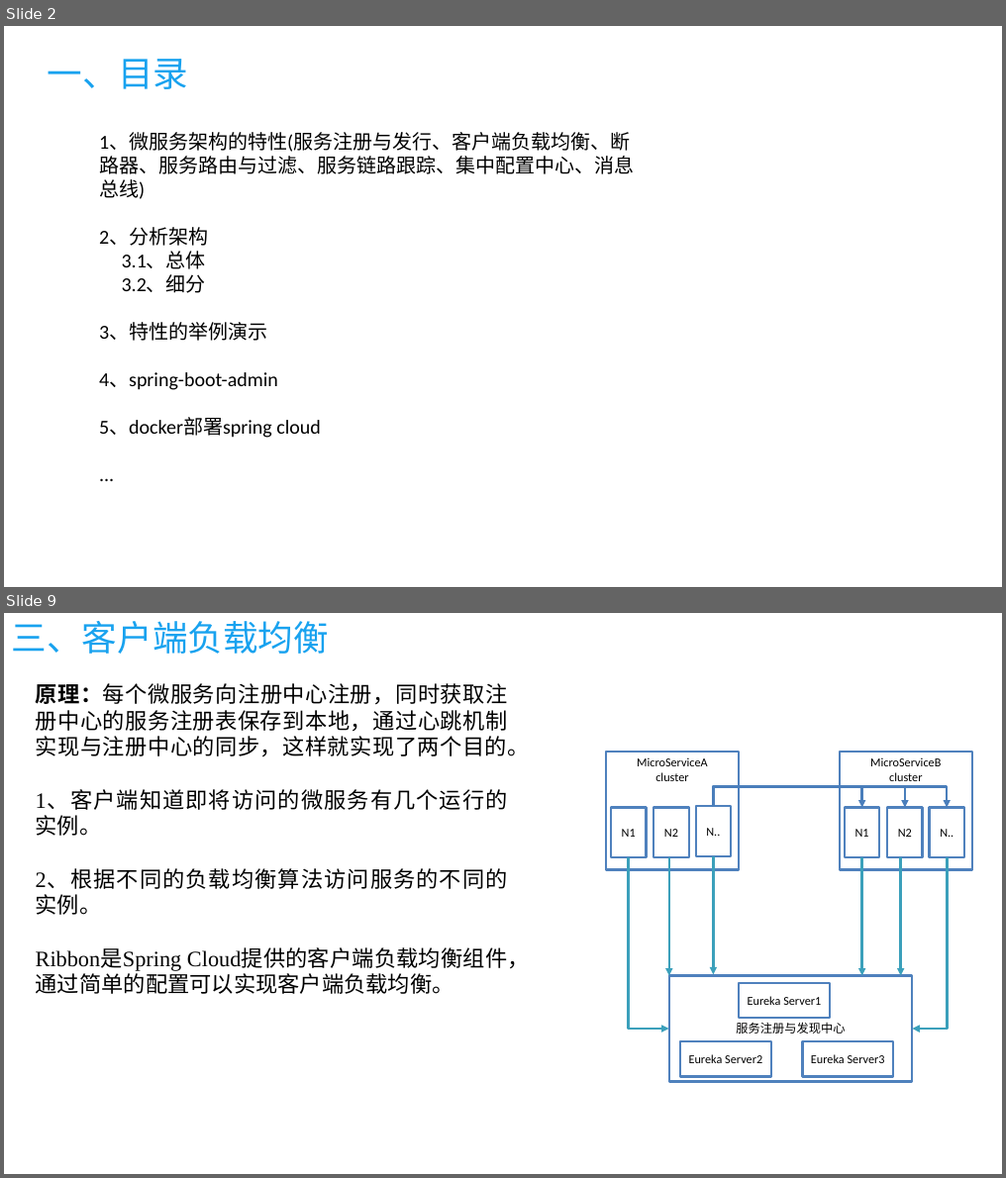
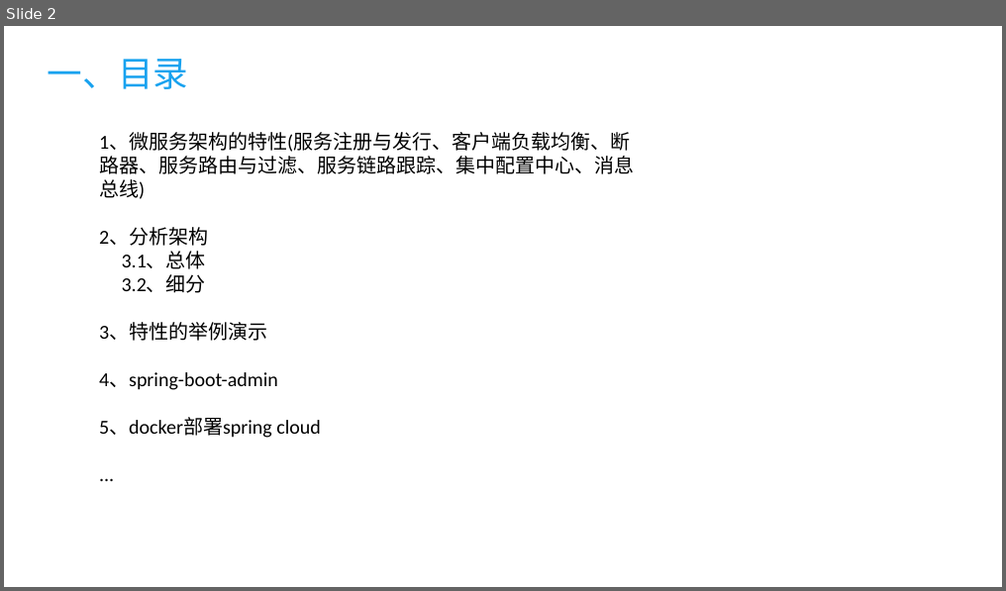
Before and after one commit to kuailewangzi1212/vue, a slide deck: doc/vue.pptx. Shown one above the other, each under a label of ours: slides 2 and 9 before the commit, slide 2 after it; the slides between them are not shown. The pictures are 1006x1178 and 1006x591 pixels, drawn with LibreOffice and Linux fonts; fonts in the diff are those of the drawing. Boxes give left, top, right and bottom in pixels: in the first picture for what was removed or moved away, otherwise in the second. Text is boxed around its words. In the diff, an @@ line names an element or a change of style, - is before the commit and + after.

```diff
--- a/doc/vue.pptx
+++ b/doc/vue.pptx
@@ slide 9 removed at box(4, 613, 1002, 1174), background #FFFFFF @@
@@ title removed at box(12, 621, 329, 654) @@
-三、客户端负载均衡
@@ text removed at box(36, 683, 530, 994) @@
-原理：每个微服务向注册中心注册，同时获取注册中心的服务注册表保存到本地，通过心跳机制实现与注册中心的同步，这样就实现了两个目的。
-1、客户端知道即将访问的微服务有几个运行的实例。
-2、根据不同的负载均衡算法访问服务的不同的实例。
-Ribbon是Spring Cloud提供的客户端负载均衡组件，通过简单的配置可以实现客户端负载均衡。
@@ elbow arrow removed from (714, 806) to (905, 808) @@
@@ elbow arrow removed from (714, 806) to (946, 808) @@
@@ elbow arrow removed from (714, 806) to (861, 808) @@
@@ group removed at box(606, 752, 739, 870): 4 rectangles @@
-MicroServiceA
-cluster
-N1
-N2
-N..
@@ group removed at box(840, 752, 972, 870): 4 rectangles @@
-MicroServiceB
-cluster
-N1
-N2
-N..
@@ elbow arrow removed from (629, 858) to (669, 1029) @@
@@ arrow removed from (669, 858) to (669, 975) @@
@@ arrow removed from (714, 857) to (714, 975) @@
@@ arrow removed from (861, 858) to (861, 975) @@
@@ arrow removed from (901, 858) to (901, 975) @@
@@ elbow arrow removed from (946, 858) to (913, 1029) @@
@@ group removed at box(669, 975, 913, 1082): 4 rectangles @@
-服务注册与发现中心
-Eureka Server1
-Eureka Server3
-Eureka Server2
```
Also in this commit, not shown: 1 slide changed, 1 slide added, 21 other slides removed, 3 other files.
